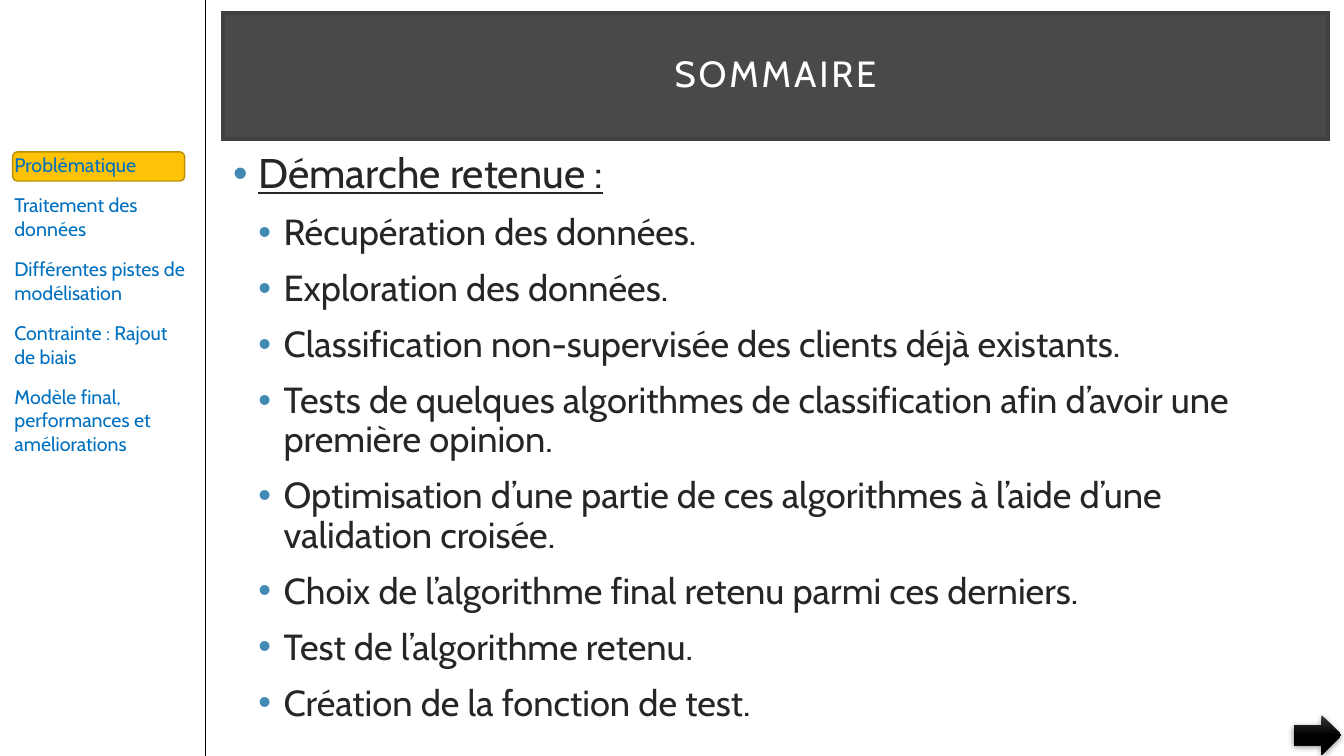
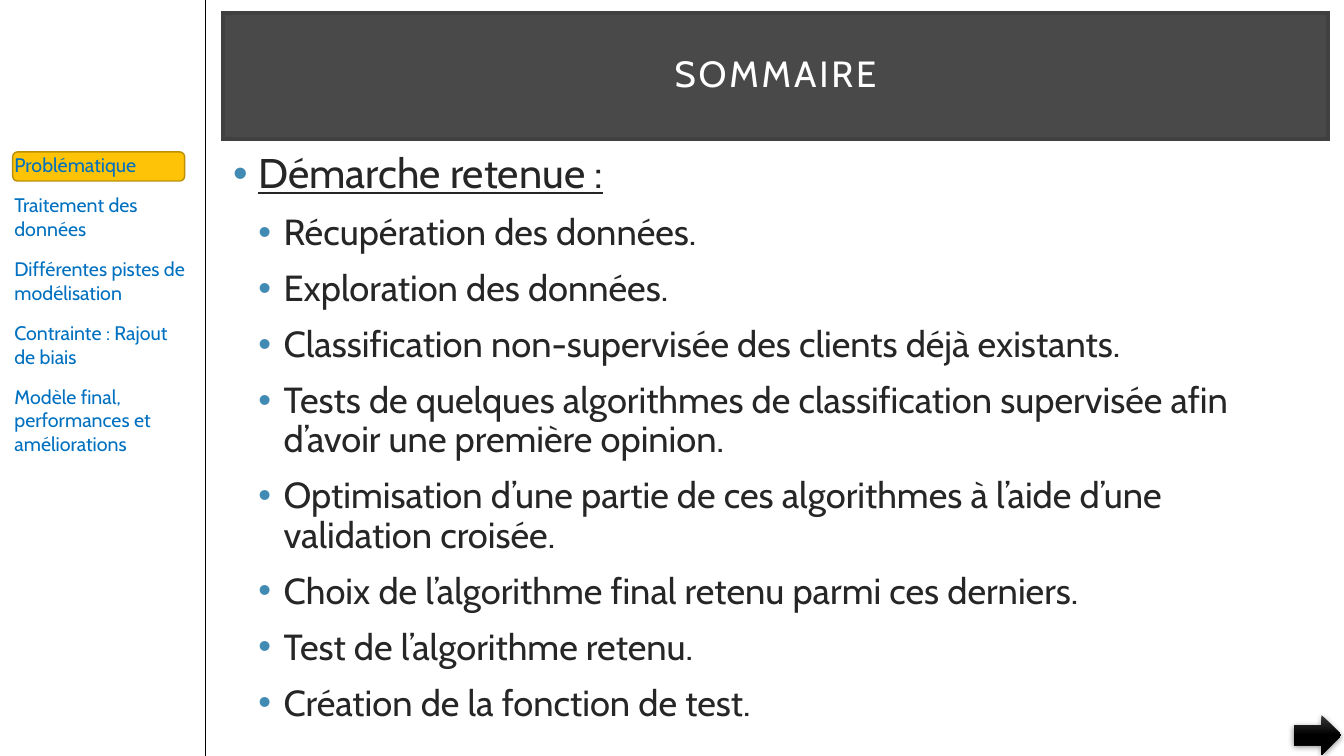
Before and after one commit to pfroide/python, a slide deck: slide 5 of Projet_5/p5.pptx. Drawn at 1344x756 pixels with LibreOffice and Linux fonts; fonts in the diff are those of the drawing. Boxes give left, top, right and bottom in pixels: in the first picture for what was removed or moved away, otherwise in the second. Text is boxed around its words. In the diff, an @@ line names an element or a change of style, - is before the commit and + after.

```diff
--- a/Projet_5/p5.pptx
+++ b/Projet_5/p5.pptx
@@ text at (284, 385, 1228, 461): text changed @@
-  • Tests de quelques algorithmes de classification afin d’avoir une première opinion.
+  • Tests de quelques algorithmes de classification supervisée afin d’avoir une première opinion.
```
Also in this commit, not shown: 15 other slides changed.
